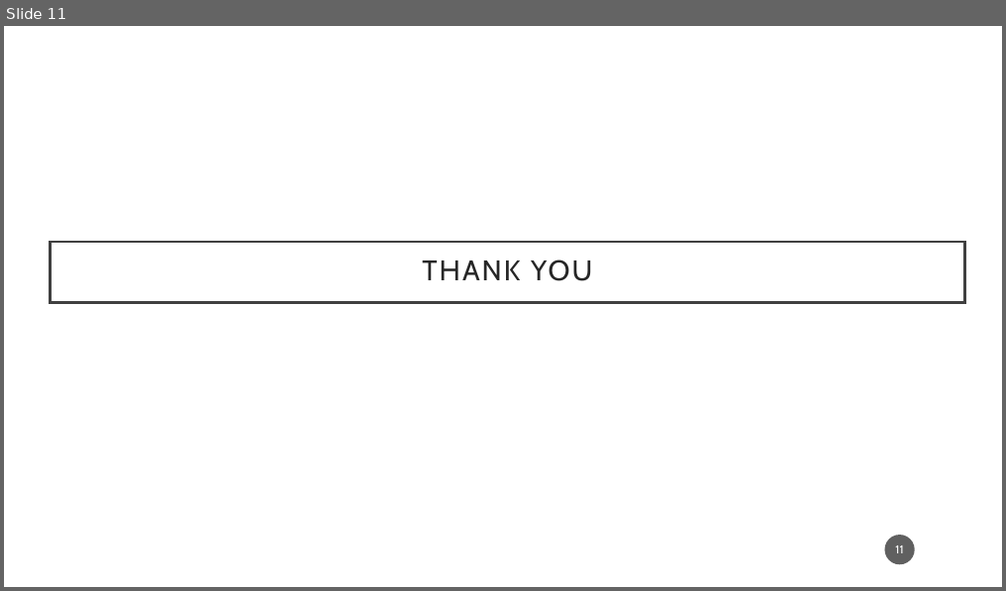
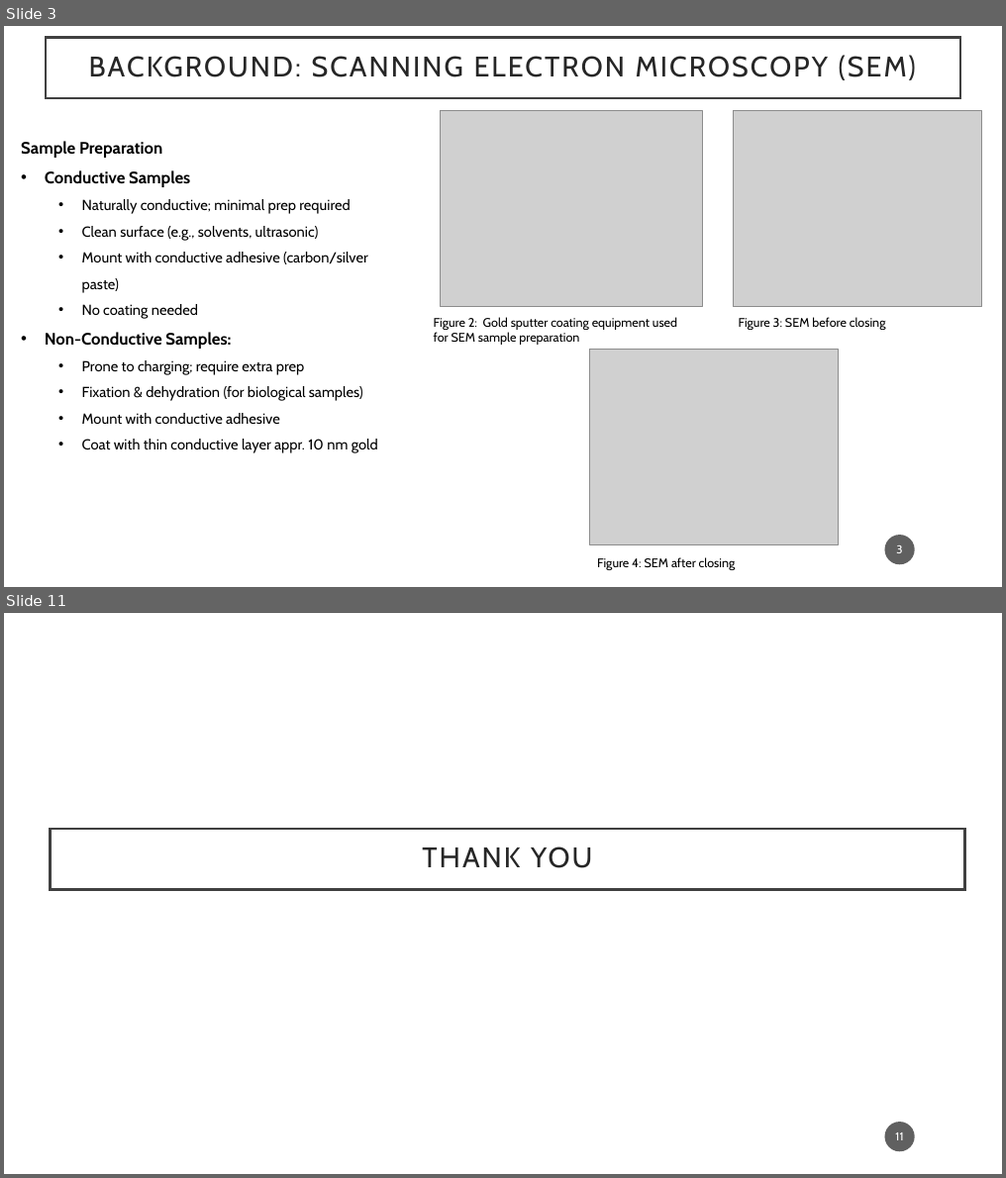
Before and after one commit to Ju-arch720/XRD_xls_raw_converter, a slide deck: Advanced_Characterization/Presentation_Adv_char.pptx. Shown one above the other, each under a label of ours: slide 11 before the commit, slides 3 and 11 after it; the slides between them are not shown. The pictures are 1006x591 and 1006x1178 pixels, drawn with LibreOffice and Linux fonts; fonts in the diff are those of the drawing; grey boxes stand for pictures; background and template pictures are left out. Boxes give left, top, right and bottom in pixels: in the first picture for what was removed or moved away, otherwise in the second. Text is boxed around its words. In the diff, an @@ line names an element or a change of style, - is before the commit and + after.

```diff
--- a/Advanced_Characterization/Presentation_Adv_char.pptx
+++ b/Advanced_Characterization/Presentation_Adv_char.pptx
@@ slide 3 added at [4, 26, 1002, 587], background #FFFFFF @@
@@ rectangle added at [46, 37, 960, 98], fill #FFFFFF, outline #404040 2.5 pt, 27.3 pt, text #262626 @@
+BACKGROUND: SCANNING ELECTRON MICROSCOPY (SEM)
@@ picture added at [441, 110, 703, 307] @@
@@ picture added at [734, 110, 982, 307] @@
@@ text added at [21, 141, 378, 454], 14 pt, text #000000 @@
+Sample Preparation
+• Conductive Samples
+  • Naturally conductive; minimal prep required
+  • Clean surface (e.g., solvents, ultrasonic)
+  • Mount with conductive adhesive (carbon/silver paste)
+  • No coating needed
+• Non-Conductive Samples:
+  • Prone to charging; require extra prep
+  • Fixation & dehydration (for biological samples)
+  • Mount with conductive adhesive
+  • Coat with thin conductive layer appr. 10 nm gold
@@ text added at [434, 317, 677, 345], 12 pt, text #000000 @@
+Figure 2: Gold sputter coating equipment used for SEM sample preparation
@@ text added at [739, 317, 886, 330], 12 pt, text #000000 @@
+Figure 3: SEM before closing
@@ picture added at [590, 350, 839, 546] @@
@@ text added at [597, 558, 736, 570], 12 pt, text #000000 @@
+Figure 4: SEM after closing
@@ page number added at [885, 535, 915, 565], fill #1D1D1D at 70% opacity, 11 pt, text #FFFFFF @@
+3
```
Also in this commit, not shown: 9 slides changed, 1 slide removed, 28 other files.
